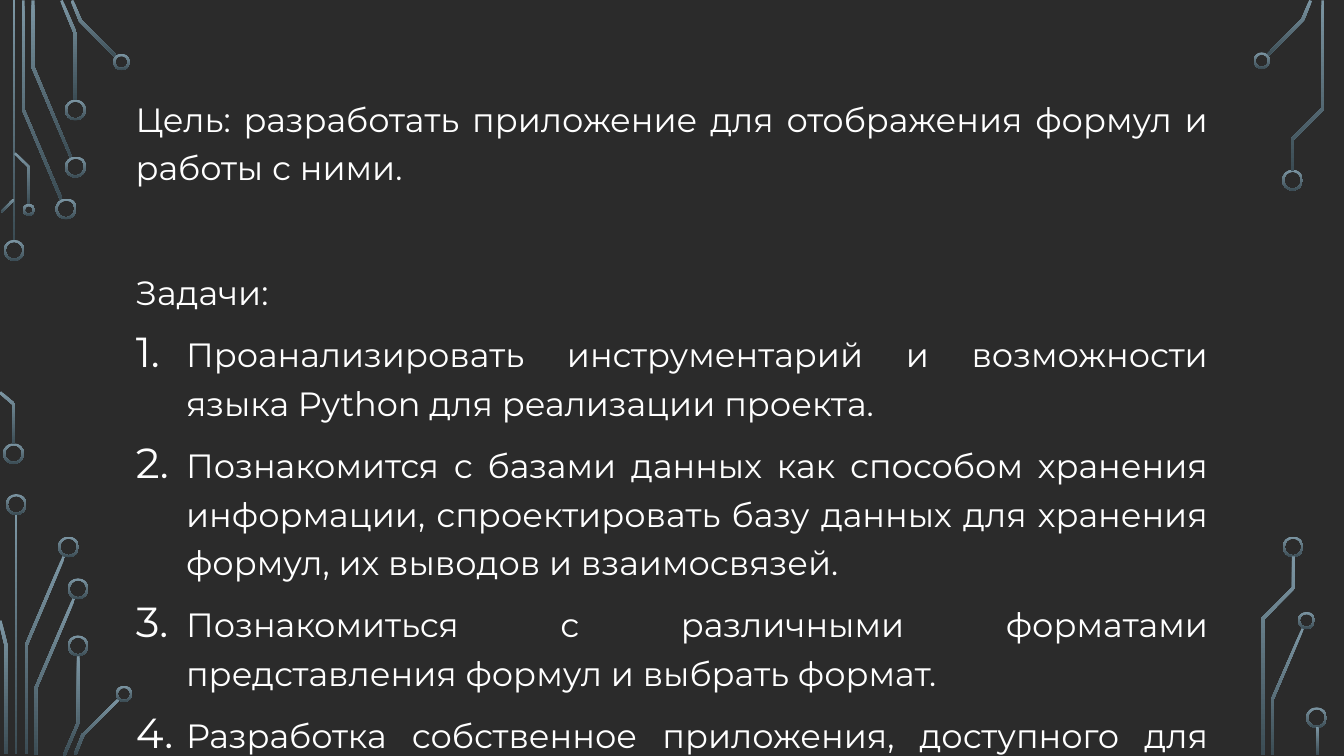
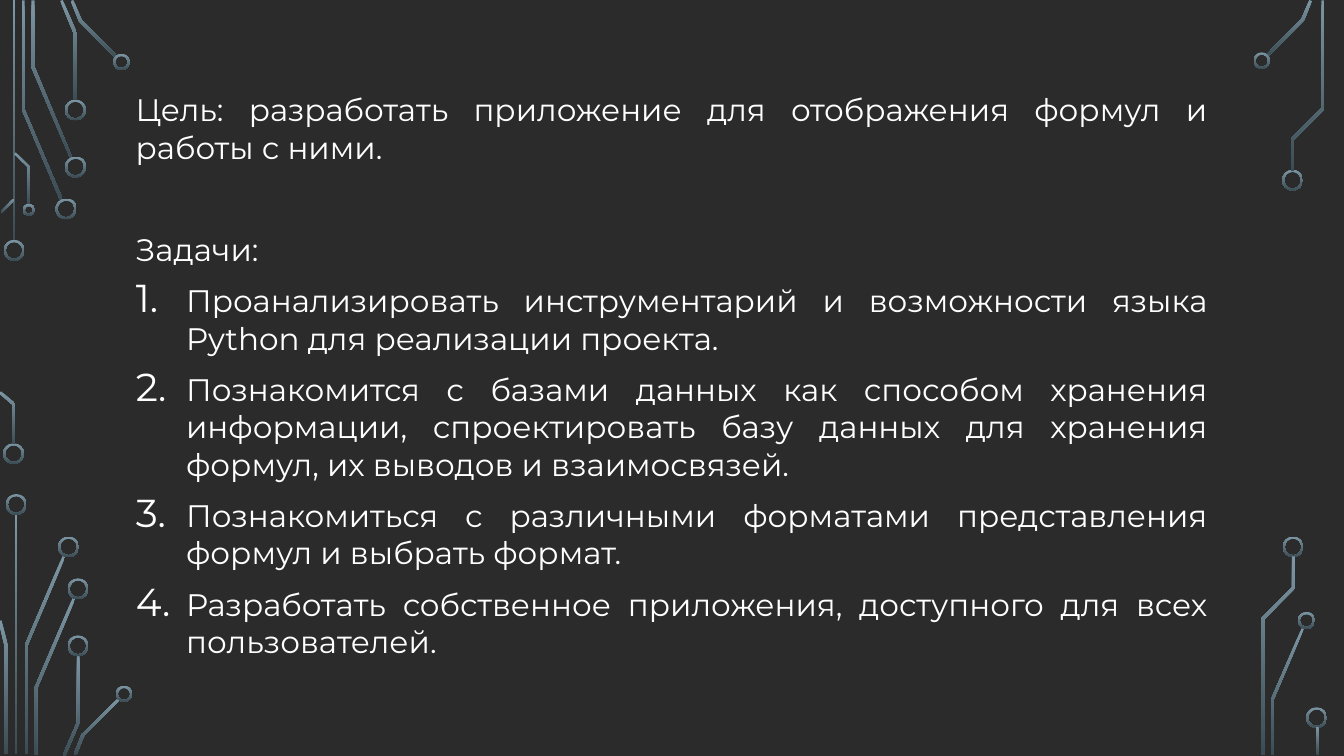
Before and after one commit to Lamwarld/Formulatory, a slide deck: slide 3 of docs/фывыф.pptx. Drawn at 1344x756 pixels with LibreOffice and Linux fonts; fonts in the diff are those of the drawing; background and template pictures are left out; a plain dark background stands for a picture behind light text. Boxes give left, top, right and bottom in pixels: in the first picture for what was removed or moved away, otherwise in the second. Text is boxed around its words. In the diff, an @@ line names an element or a change of style, - is before the commit and + after.

```diff
--- a/docs/фывыф.pptx
+++ b/docs/фывыф.pptx
@@ text at [136,97,1207,570]: size 24 to 22.2 pt in "Цель: разработать приложение для отображения формул и ...", "Задачи:", "Проанализировать инструментарий и возможности языка Python д ...", "Познакомится с базами данных как способом хранения ..." and 1 more places; line spacing 1.2 to 1 @@
@@ text at [186,592,1207,653]: text changed; size 24 to 22.2 pt @@
-4. Разработка собственное приложения, доступного для всех пользователей.
+4. Разработать собственное приложения, доступного для всех пользователей.
```
Also in this commit, not shown: 6 other slides changed, 2 slides added, 1 slide removed, 21 other files.
